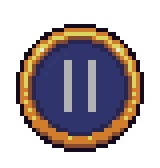
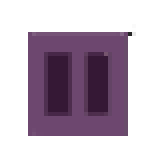
Layers edited between the first and the second 160 x 168 image:
added layer "Layer 2" above "Layer 1" over [28, 24, 136, 136]
hid "Base copy" over [16, 24, 144, 152]
